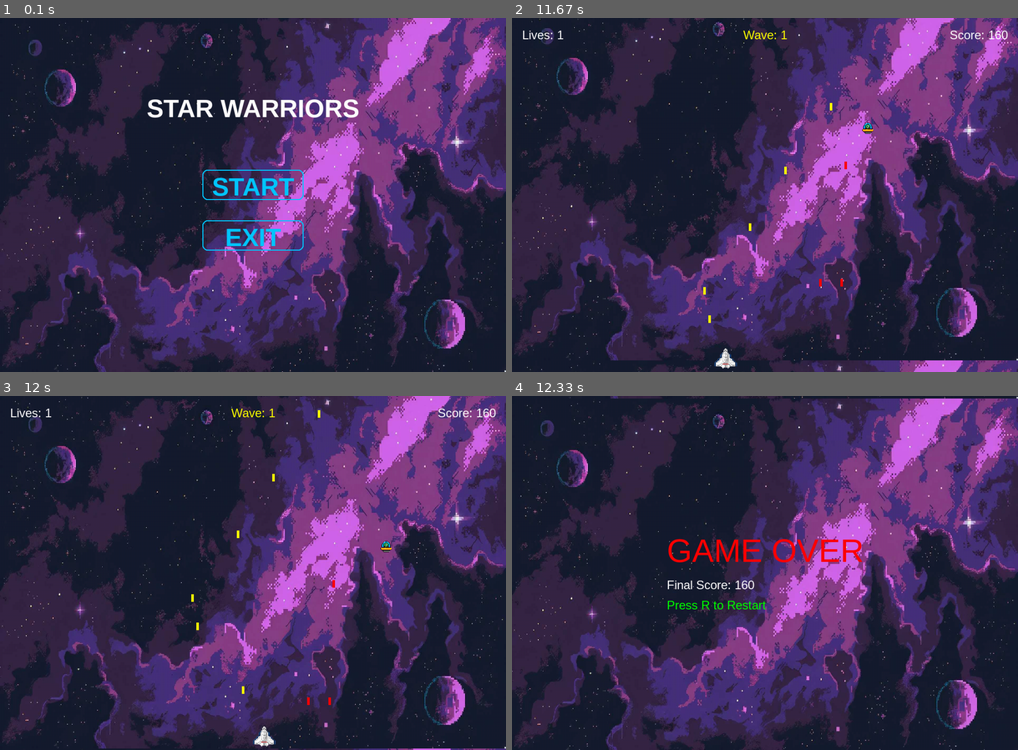
Above: before the commit, frames 1-4 (two rows, left to right).
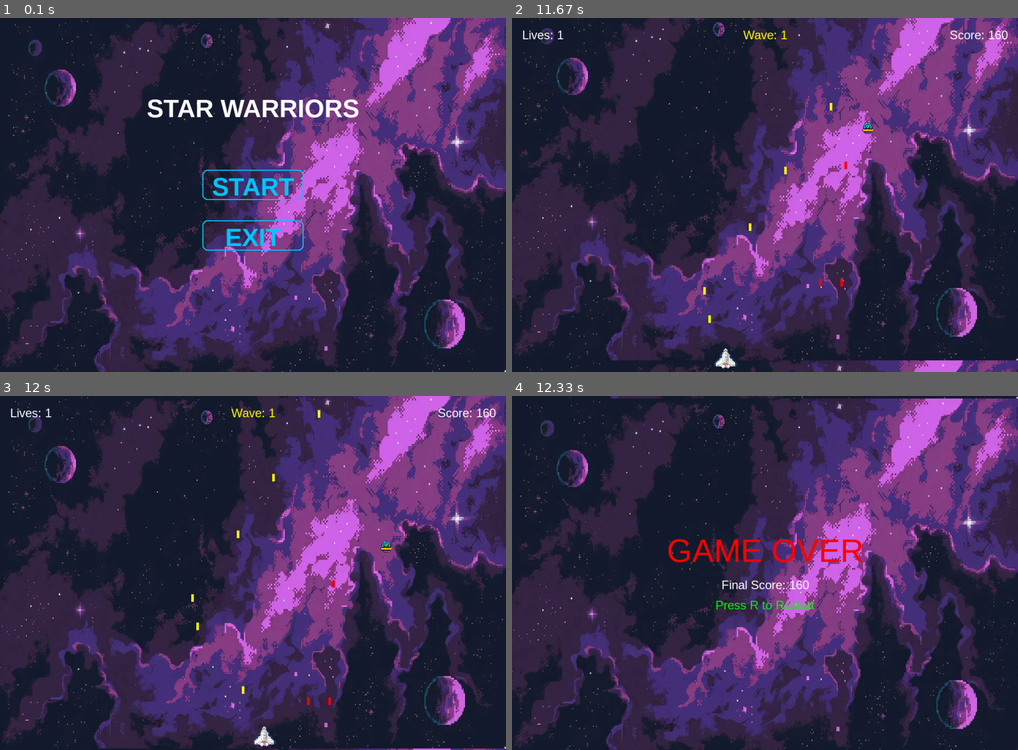
Above: after the commit, the same moments.

Repository: Waflya121/Pygame
Game: pygame game, started from Звездные воители/main.py
The game is run twice, just before and just after one commit, with the same random seed, the same clock (stepped at 60 frames per second) and the same inputs.
Inputs:
- Up to frame 1 (0.1 s): no input
- Up to frame 2 (11.67 s): click "START" at 0.38 s; tap Space at 0.67, 1.07, 1.37, 1.63, 1.93, 2.07, 2.37, 2.73, 3.03, 3.23, 3.53, 3.73, 4.03, 4.23, 4.53, 4.8, 5.1, 5.23, 5.53, 5.9, 6.2, 6.4, 6.7, 6.9, 7.2, 7.4, 7.7, 7.97, 8.27, 8.4, 8.7, 9.07, 9.37, 9.57, 9.87, 10.07, 10.37, 10.57, 10.87, 11.13, 11.43, 11.57 s; hold Left 1-1.53 s; hold Left 1.57-1.97 s; hold Right 2-2.63 s; hold Left 2.67-3.13 s; hold Right 3.17-3.63 s; hold Right 3.67-4.13 s; hold Left 4.17-4.7 s; hold Left 4.73-5.13 s; hold Right 5.17-5.8 s; hold Left 5.83-6.3 s; hold Right 6.33-6.8 s; hold Right 6.83-7.3 s; hold Left 7.33-7.87 s; hold Left 7.9-8.3 s; hold Right 8.33-8.97 s; hold Left 9-9.47 s; hold Right 9.5-9.97 s; hold Right 10-10.47 s; hold Left 10.5-11.03 s; hold Left 11.07-11.47 s; hold Right from 11.5 s (still down)
- Up to frame 3 (12 s): keep holding Right; tap Space at 11.87 s
- Up to frame 4 (12.33 s): release Right at 12.13 s

Frames 1-3 are identical in both runs. In frame 4, 0.7% of the frame differs, in the area x 30-60%, y 52-61%.

Commit message:
Update ui.py

Diff:
--- a/Звездные воители/ui.py
+++ b/Звездные воители/ui.py
@@ -25,7 +25,7 @@
     screen.blit(txt, (WIDTH // 2 - txt.get_width() // 2, HEIGHT // 2 - 80))
 
     score_txt = font_main.render(f"Final Score: {score}", True, WHITE)
-    screen.blit(score_txt, (WIDTH // 2 - txt.get_width() // 2, HEIGHT // 2 + 10))
+    screen.blit(score_txt, (WIDTH // 2 - score_txt.get_width() // 2, HEIGHT // 2 + 10))
 
     retry_txt = font_main.render("Press R to Restart", True, GREEN)
-    screen.blit(retry_txt, (WIDTH // 2 - txt.get_width() // 2, HEIGHT // 2 + 50))
+    screen.blit(retry_txt, (WIDTH // 2 - retry_txt.get_width() // 2, HEIGHT // 2 + 50))
